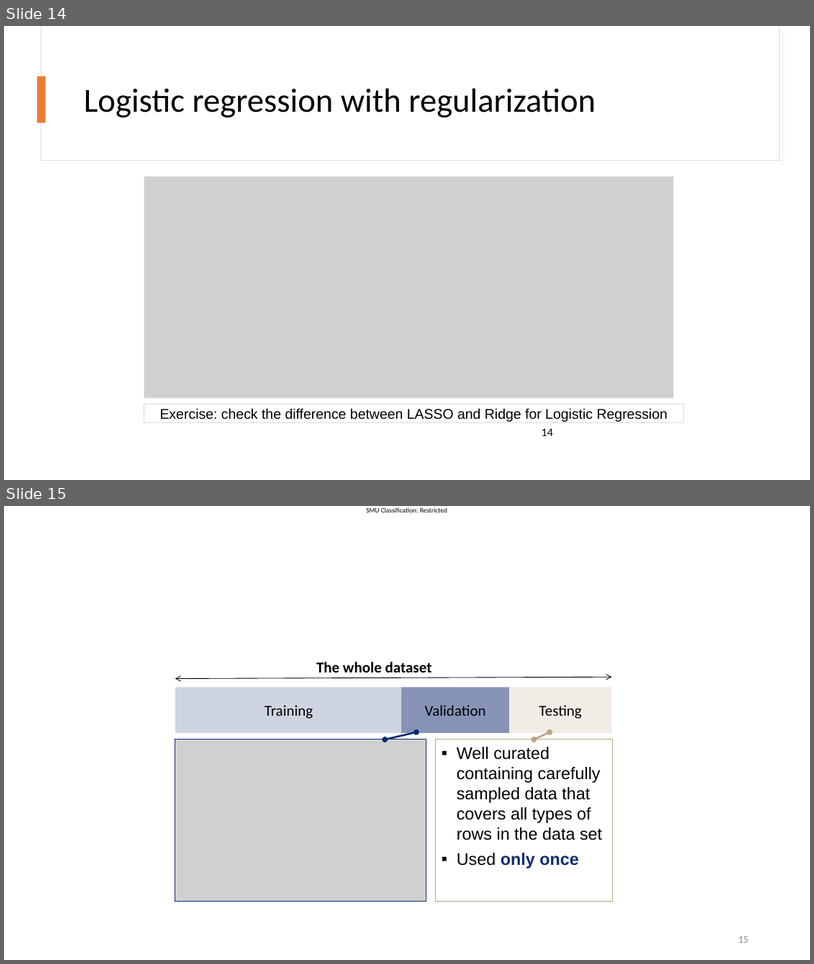
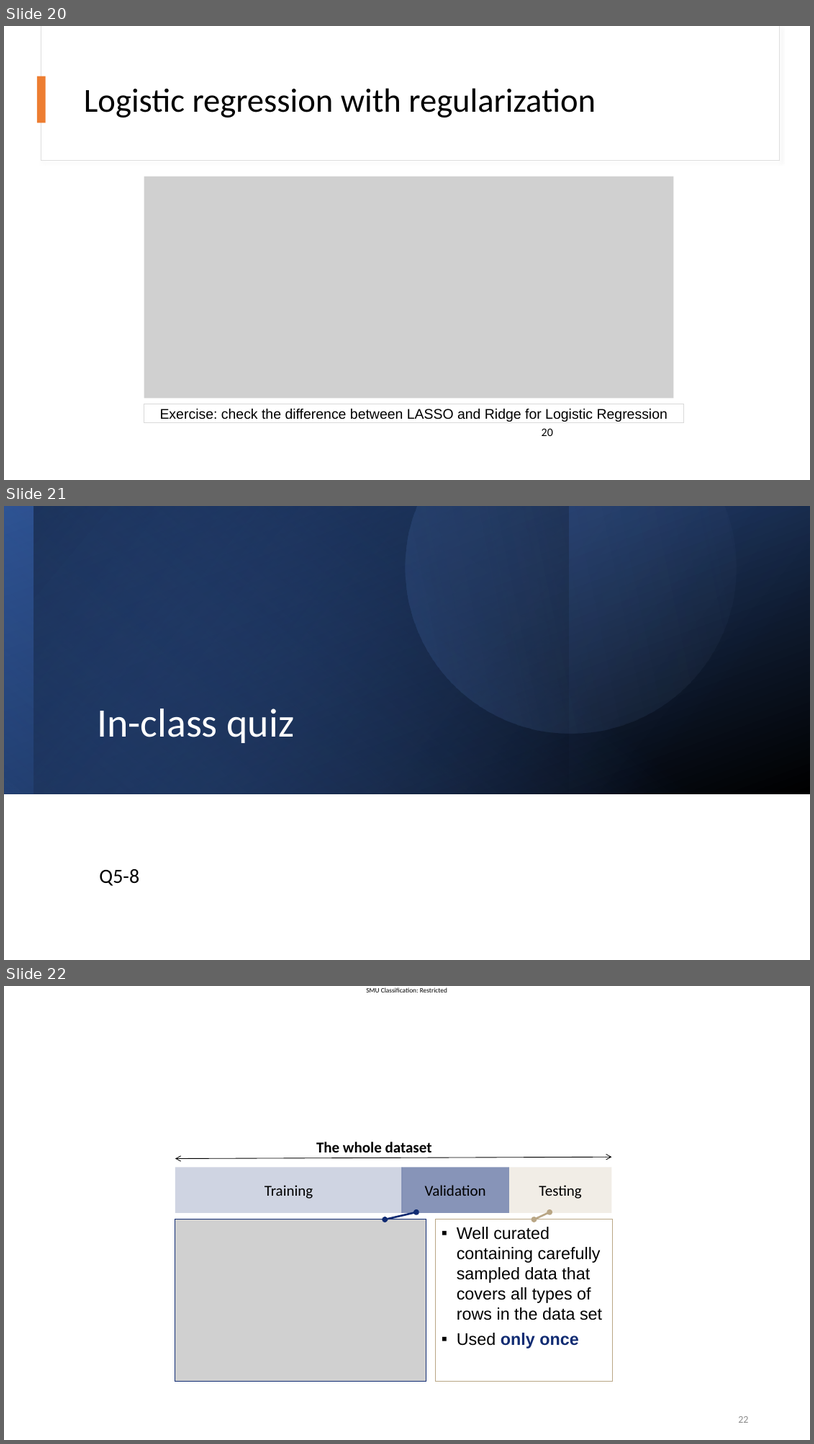
Before and after one commit to SMUMQF2425/qf624_qf632_2025, a slide deck: Lecture slides - Week 7.pptx. Shown one above the other, each under a label of ours: slides 14 and 15 before the commit, slides 20, 21 and 22 after it. The pictures are 814x964 and 814x1444 pixels, drawn with LibreOffice and Linux fonts; fonts in the diff are those of the drawing; grey boxes stand for pictures. Boxes give left, top, right and bottom in pixels: in the first picture for what was removed or moved away, otherwise in the second. Text is boxed around its words. In the diff, an @@ line names an element or a change of style, - is before the commit and + after.

```diff
--- a/Lecture slides - Week 7.pptx
+++ b/Lecture slides - Week 7.pptx
@@ slide 21 added at (4,506,810,960), background #FFFFFF @@
@@ rectangle added at (4,506,810,794), fill gradient #2F5597 to #000000 @@
@@ rectangle added at (4,506,810,794), fill gradient #4472C4 to #2F5597 @@
@@ rectangle added at (4,506,569,794), fill gradient #203864 to #000000 @@
@@ rectangle added at (34,506,810,794), fill gradient #4472C4 to #000000 @@
@@ freeform shape added at (347,506,777,792), fill gradient #4472C4 to #8FAADC @@
@@ title added at (97,708,294,743), 48 pt, text #FFFFFF @@
+In-class quiz
@@ text added at (99,869,139,885), 24 pt, text #000000 @@
+Q5-8
@@ what was slide 14 is now slide 20 @@
@@ page number at (542,428,553,436): text changed @@
-14
+20
@@ what was slide 15 is now slide 22 @@
@@ page number at (738,1416,748,1422): text changed @@
-15
+22
```
Also in this commit, not shown: 10 slides changed, 7 other slides added, 1 slide removed, 1 other file.
